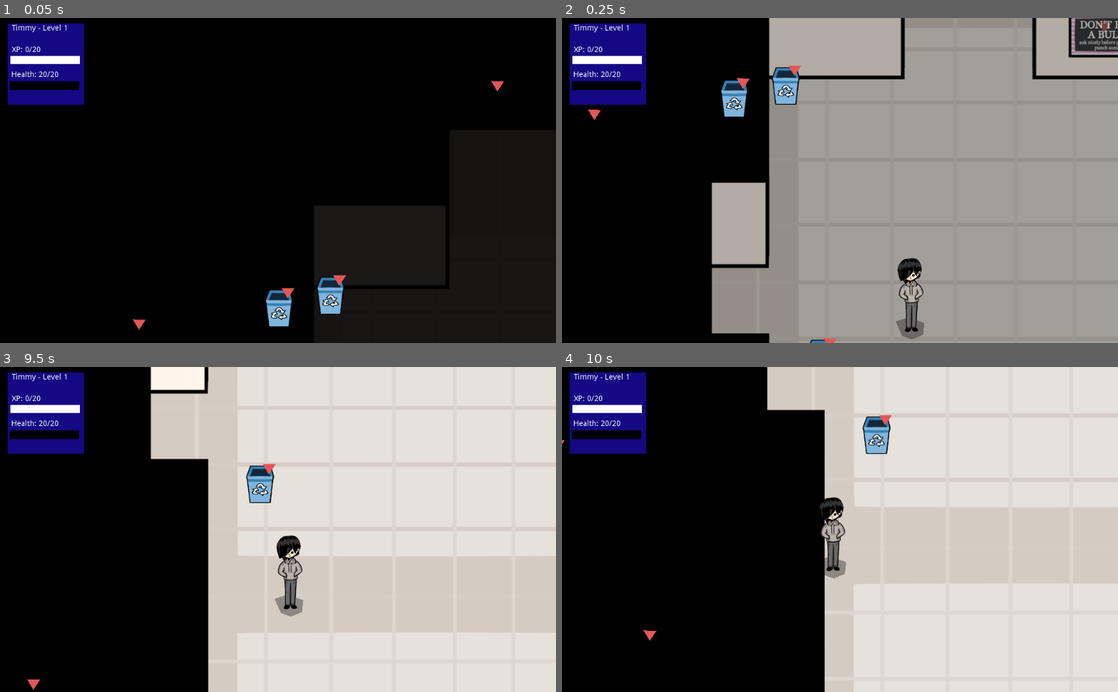
Above: before the commit, frames 1-4 (two rows, left to right).
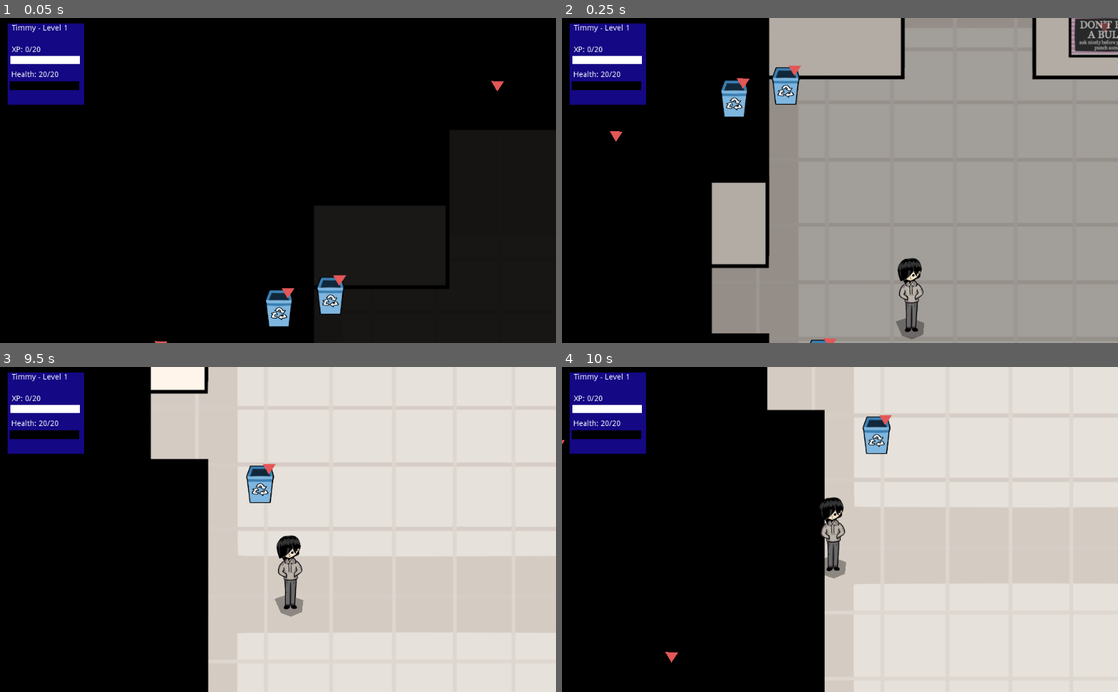
Above: after the commit, the same moments.

Repository: johnfn/ld49
Game: Godot game, scene res://Main.tscn
The game is run twice, just before and just after one commit, with the same random seed, the same clock (stepped at 60 frames per second) and the same inputs.
Inputs (mouse positions are in pixels of both pictures, inside the frame that each line leads up to):
- Up to frame 1 (0.05 s): no input
- Up to frame 2 (0.25 s): no input
- Up to frame 3 (9.5 s): move the mouse to (400, 513) at 0.52 s; hold Right (ui_right) 0.53-1.28 s; tap Z (action) at 0.6, 1.55, 2.1, 3.05, 3.6, 5.3, 5.85, 6.8, 7.35, 8.3, 8.85 s; tap X (angry) at 0.8, 1.35, 2.3, 2.85, 3.8, 5.1, 6.05, 6.6, 7.55, 8.1, 9.05 s; move the mouse to (166, 545) at 1.27 s; hold Down (ui_down) 1.28-2.03 s; move the mouse to (333, 458) at 2.02 s; hold Right (ui_right) 2.03-2.78 s; move the mouse to (250, 594) at 2.77 s; hold Up (ui_up) 2.78-3.53 s; move the mouse to (444, 578) at 3.52 s; hold Left (ui_left) 3.53-4.25 s; tap I (inventory) at 4.15 s; click "Done" at 4.25 s; move the mouse to (111, 480) at 5.02 s; hold Left (ui_left) 5.03-5.78 s; move the mouse to (305, 529) at 5.77 s; hold Down (ui_down) 5.78-6.53 s; move the mouse to (194, 448) at 6.52 s; hold Right (ui_right) 6.53-7.28 s; move the mouse to (400, 513) at 7.27 s; hold Up (ui_up) 7.28-8.03 s; tap Enter at 8 s; move the mouse to (166, 545) at 8.02 s; hold Right (ui_right) 8.03-8.78 s; move the mouse to (333, 458) at 8.77 s; hold Down (ui_down) from 8.78 s (still down)
- Up to frame 4 (10 s): move the mouse to (812, 594) at 9.52 s; release Down (ui_down) at 9.53 s; hold Left (ui_left) from 9.53 s (still down); tap X (angry) at 9.6 s; tap Z (action) at 9.8 s

The runs differ from the first frame. In frame 1, less than 0.1% of the frame differs, in the area x 23-31%, y 92-100%; in frame 2, less than 0.1%, in the area x 4-11%, y 28-39%; in frame 3, less than 0.1%; in frame 4, less than 0.1%.

Commit message:
Add generic inspectables

Diff:
--- a/Battle.gd
+++ b/Battle.gd
@@ -55,7 +55,7 @@
   var offset = Vector2(200,100) / num_enemies
   for i in G.battling_against.size():
     var enemy_type = G.battling_against[i].enemy_type
-    var enemy = G.enemy_info[enemy_type].tscn.instance()
+    var enemy = Enemies.info()[enemy_type].tscn.instance()
     add_child(enemy)
     var enemy_final_pos = enemy_pos + offset*(i - ((num_enemies-1)/2))
     enemy.position = Vector2(-100, enemy_final_pos.y)
--- a/Chalkboard.gd
+++ b/Chalkboard.gd
@@ -1,9 +1,6 @@
 extends Node2D
 
-var enemy_type = G.ENEMIES.Chalkboard
+export(G.ENEMIES) var enemy_type = G.ENEMIES.Chalkboard
 
 func _on_InteractionMarker_on_interact():
-  G.dialog().start([
-    { "speaker": "You", "dialog": "It's a chalkboard", },
-    { "speaker": "You", "dialog": "Miss Trunchbull is teaching us how to draw squiggly things with chalk", },
-  ])
+  Enemies.info()[enemy_type].dialog.call_func()
--- a/Clock.gd
+++ b/Clock.gd
@@ -1,6 +1,7 @@
 extends Node2D
 
 var enemy_type = G.ENEMIES.Clock
+# NOTE this should not be used
 
 func _on_InteractionMarker_on_interact():
   G.dialog().start([
--- a/FirstClassroom.tscn
+++ b/FirstClassroom.tscn
@@ -1,11 +1,10 @@
-[gd_scene load_steps=9 format=2]
+[gd_scene load_steps=8 format=2]
 
 [ext_resource path="res://art/overworld/classroom.png" type="Texture" id=1]
 [ext_resource path="res://RoomDimmer.gd" type="Script" id=2]
 [ext_resource path="res://BlueDesk.tscn" type="PackedScene" id=3]
 [ext_resource path="res://RedDesk.tscn" type="PackedScene" id=4]
-[ext_resource path="res://Chalkboard.tscn" type="PackedScene" id=5]
-[ext_resource path="res://Clock.tscn" type="PackedScene" id=6]
+[ext_resource path="res://GenericInspectable.tscn" type="PackedScene" id=5]
 [ext_resource path="res://TestDecomposeConcavePolygon.gd" type="Script" id=7]
 
 [sub_resource type="RectangleShape2D" id=1]
@@ -46,11 +45,12 @@
 build_mode = 1
 polygon = PoolVector2Array( 1200, 600, 1080, 600, 1080, 480, 160, 480, 160, 960, 1080, 960, 1080, 760, 1200, 760, 1200, 1080, 80, 1080, 80, 200, 1200, 200, 1200, 600 )
 
-[node name="Chalkboard" parent="." instance=ExtResource( 5 )]
-position = Vector2( 600, 440 )
+[node name="GenericInspectable" parent="." instance=ExtResource( 5 )]
+position = Vector2( 600, 400 )
 
-[node name="Clock" parent="." instance=ExtResource( 6 )]
-position = Vector2( 1000, 360 )
+[node name="GenericInspectable2" parent="." instance=ExtResource( 5 )]
+position = Vector2( 1040, 400 )
+enemy_type = 6
 
 [connection signal="body_entered" from="RoomDimmer/Area2D" to="RoomDimmer" method="_on_Area2D_body_entered"]
 [connection signal="body_exited" from="RoomDimmer/Area2D" to="RoomDimmer" method="_on_Area2D_body_exited"]
--- /dev/null
+++ b/GenericInspectable.tscn
@@ -0,0 +1,14 @@
+[gd_scene load_steps=3 format=2]
+
+[ext_resource path="res://InteractionMarker.tscn" type="PackedScene" id=1]
+[ext_resource path="res://Chalkboard.gd" type="Script" id=2]
+
+[node name="GenericInspectable" type="Node2D"]
+position = Vector2( 600, 360 )
+script = ExtResource( 2 )
+
+[node name="InteractionMarker" parent="." instance=ExtResource( 1 )]
+position = Vector2( -20, 0 )
+interaction_scale = 2.0
+
+[connection signal="on_interact" from="InteractionMarker" to="." method="_on_InteractionMarker_on_interact"]
--- a/Globals.gd
+++ b/Globals.gd
@@ -75,89 +75,6 @@
   Chalkboard,
 }
 
-var enemy_info = {
-  ENEMIES.Steve: {
-    "name": "Steve",
-    "drop": InventoryItem.None,
-    "interaction": "Talk to Steve",
-    "health": 25,
-    "xp": 30,
-    "is_inanimate": false,
-    "tscn": load("res://BattleEnemy.tscn"),
-  },
-
-  ENEMIES.Gteve: {
-    "name": "Gteve",
-    "drop": InventoryItem.None,
-    "interaction": "Talk to Gteve",
-    "health": 25,
-    "xp": 25,
-    "is_inanimate": false,
-    "tscn": load("res://BattleEnemy.tscn"),
-  },
-
-  ENEMIES.Wastebasket: {
-    "name": "Wastebasket",
-    "drop": InventoryItem.None,
-    "interaction": "Inspect wastebasket",
-    "health": 5,
-    "xp": 15,
-    "is_inanimate": true,
-    "tscn": load("res://BattleEnemy.tscn"),
-  },
-
-  ENEMIES.MissTrunchbull: {
-    "name": "Miss Trunchbull",
-    "interaction": "Talk to Miss Trunchbull",
-    "drop": InventoryItem.HallPass,
-    "health": 25,
-    "xp": 30,
-    "is_inanimate": false,
-    "tscn": load("res://BattleEnemy.tscn"),
-  },
-
-  ENEMIES.Poster: {
-    "name": "Poster",
-    "interaction": "Read poster",
-    "drop": InventoryItem.None,
-    "health": 25,
-    "xp": 30,
-    "is_inanimate": true,
-    "tscn": load("res://BattleEnemy.tscn"),
-  },
-
-  ENEMIES.Door: {
-    "name": "Door",
-    "interaction": "Open door",
-    "drop": InventoryItem.None,
-    "health": 25,
-    "xp": 30,
-    "is_inanimate": true,
-    "tscn": load("res://BattleEnemy.tscn"),
-  },
-
-  ENEMIES.Chalkboard: {
-    "name": "Door",
-    "interaction": "Read chalkboard",
-    "drop": InventoryItem.None,
-    "health": 25,
-    "xp": 30,
-    "is_inanimate": true,
-    "tscn": load("res://BattleEnemy.tscn"),
-  },
-
-
-  ENEMIES.Clock: {
-    "name": "Clock",
-    "interaction": "Look at clock",
-    "drop": InventoryItem.None,
-    "health": 25,
-    "xp": 30,
-    "is_inanimate": true,
-    "tscn": load("res://BattleEnemy.tscn"),
-  },
-}
-
 var health = 20
 var max_health = 20
 var interactables: Array = []
@@ -198,7 +115,7 @@
   var items_gotten = []
 
   for enemy in G.battling_against:
-    var info = enemy_info[enemy.enemy_type]
+    var info = Enemies.info()[enemy.enemy_type]
 
     if info.drop != InventoryItem.None:
       inventory_contents.push_back(info.drop)
--- a/InteractionMarker.gd
+++ b/InteractionMarker.gd
@@ -79,10 +79,10 @@
     choose_anger()
 
 func update_labels():
-  interact_label.text = G.enemy_info[interactor.enemy_type].interaction
+  interact_label.text = Enemies.info()[interactor.enemy_type].interaction
 
 func can_get_angry() -> bool:
-  var is_inanimate = G.enemy_info[interactor.enemy_type].is_inanimate
+  var is_inanimate = Enemies.info()[interactor.enemy_type].is_inanimate
 
   return (not is_inanimate) or (G.has_true_enlightenment())
 
--- /dev/null
+++ b/enemy_info.gd
@@ -0,0 +1,99 @@
+extends Node
+
+func info():
+  return {
+    G.ENEMIES.Steve: {
+      "name": "Steve",
+      "drop": G.InventoryItem.None,
+      "interaction": "Talk to Steve",
+      "health": 25,
+      "xp": 30,
+      "is_inanimate": false,
+      "tscn": load("res://BattleEnemy.tscn"),
+    },
+
+    G.ENEMIES.Gteve: {
+      "name": "Gteve",
+      "drop": G.InventoryItem.None,
+      "interaction": "Talk to Gteve",
+      "health": 25,
+      "xp": 25,
+      "is_inanimate": false,
+      "tscn": load("res://BattleEnemy.tscn"),
+    },
+
+    G.ENEMIES.Wastebasket: {
+      "name": "Wastebasket",
+      "drop": G.InventoryItem.None,
+      "interaction": "Inspect wastebasket",
+      "health": 5,
+      "xp": 15,
+      "is_inanimate": true,
+      "tscn": load("res://BattleEnemy.tscn"),
+    },
+
+    G.ENEMIES.MissTrunchbull: {
+      "name": "Miss Trunchbull",
+      "interaction": "Talk to Miss Trunchbull",
+      "drop": G.InventoryItem.HallPass,
+      "health": 25,
+      "xp": 30,
+      "is_inanimate": false,
+      "tscn": load("res://BattleEnemy.tscn"),
+    },
+
+    G.ENEMIES.Poster: {
+      "name": "Poster",
+      "interaction": "Read poster",
+      "drop": G.InventoryItem.None,
+      "health": 25,
+      "xp": 30,
+      "is_inanimate": true,
+      "tscn": load("res://BattleEnemy.tscn"),
+    },
+
+    G.ENEMIES.Door: {
+      "name": "Door",
+      "interaction": "Open door",
+      "drop": G.InventoryItem.None,
+      "health": 25,
+      "xp": 30,
+      "is_inanimate": true,
+      "tscn": load("res://BattleEnemy.tscn"),
+    },
+
+    G.ENEMIES.Chalkboard: {
+      "name": "Door",
+      "interaction": "Read chalkboard",
+      "drop": G.InventoryItem.None,
+      "health": 25,
+      "xp": 30,
+      "is_inanimate": true,
+      "tscn": load("res://BattleEnemy.tscn"),
+      "dialog": funcref(self, "chalkboard_inspect")
+    },
+
+    G.ENEMIES.Clock: {
+      "name": "Clock",
+      "interaction": "Look at clock",
+      "drop": G.InventoryItem.None,
+      "health": 25,
+      "xp": 30,
+      "is_inanimate": true,
+      "tscn": load("res://BattleEnemy.tscn"),
+      "dialog": funcref(self, "clock_inspect")
+    },
+  }
+
+func chalkboard_inspect():
+  G.dialog().start([
+    { "speaker": "You", "dialog": "It's a chalkboard", },
+    { "speaker": "You", "dialog": "Miss Trunchbull is teaching us how to draw squiggly things with chalk", },
+  ])
+
+func clock_inspect():
+  G.dialog().start([
+    { "speaker": "You", "dialog": "It's a clock", },
+    { "speaker": "You", "dialog": "It's not ticking", },
+    { "speaker": "You", "dialog": "Probably because time here never seems to end", },
+  ])
--- a/project.godot
+++ b/project.godot
@@ -76,6 +76,7 @@
 
 G="*res://Globals.gd"
 Dialogs="*res://Dialogs.gd"
+Enemies="*res://enemy_info.gd"
 
 [input]
 
